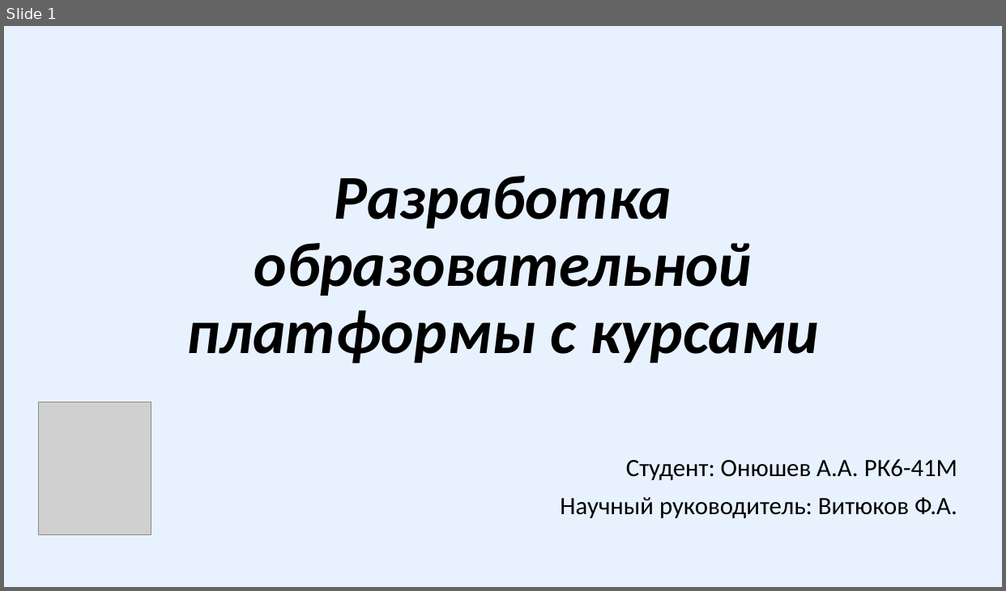
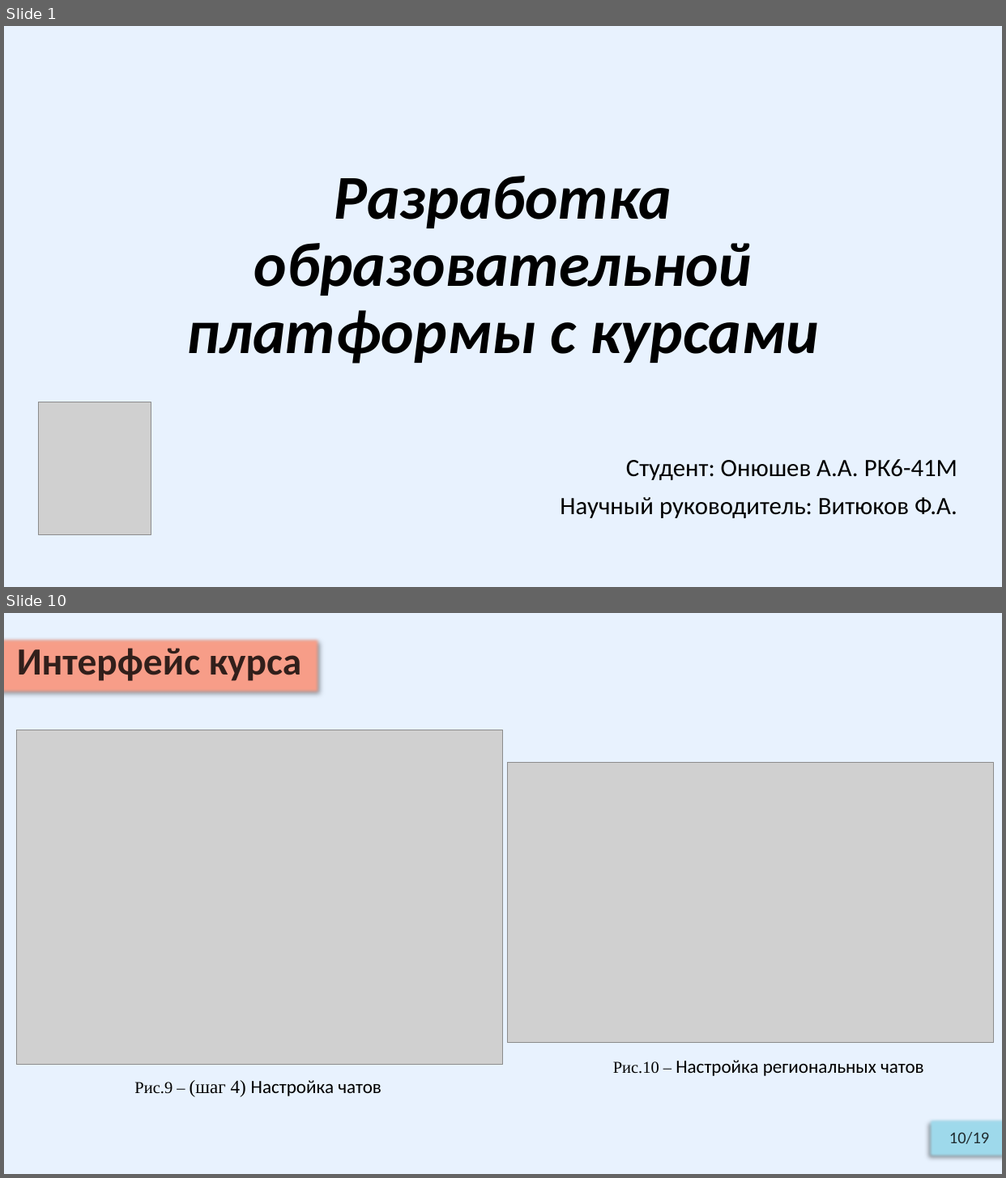
Before and after one commit to Relax-FM/Diploma, a slide deck: master/Diploma/presentation/OnyushevA_RK6-41M_v2.pptx. Shown one above the other, each under a label of ours: slide 1 before the commit, slides 1 and 10 after it; the slides between them are not shown. The pictures are 1006x591 and 1006x1178 pixels, drawn with LibreOffice and Linux fonts; fonts in the diff are those of the drawing; grey boxes stand for pictures. Boxes give left, top, right and bottom in pixels: in the first picture for what was removed or moved away, otherwise in the second. Text is boxed around its words. In the diff, an @@ line names an element or a change of style, - is before the commit and + after.

```diff
--- a/master/Diploma/presentation/OnyushevA_RK6-41M_v2.pptx
+++ b/master/Diploma/presentation/OnyushevA_RK6-41M_v2.pptx
@@ slide 10 added at box(4, 613, 1002, 1174), background #E8F2FE @@
@@ subtitle added at box(4, 637, 319, 694), fill #F99F89, 37 pt, text #000000 at 80% opacity, bold @@
+Интерфейс курса
@@ picture added at box(17, 730, 503, 1064) @@
@@ picture added at box(507, 763, 994, 1043) @@
@@ text added at box(613, 1060, 924, 1076), 18 pt, text #000000 @@
+Рис.10 – Настройка региональных чатов
@@ text added at box(134, 1080, 381, 1097), 18 pt, text #000000 @@
+Рис.9 – (шаг 4) Настройка чатов
@@ rectangle added at box(927, 1118, 1002, 1160), fill #A0DBED, 16 pt, text #000000 at 80% opacity @@
+10/19
```
Also in this commit, not shown: 14 slides changed, 3 other slides added, 1 slide removed, 2 other files.
